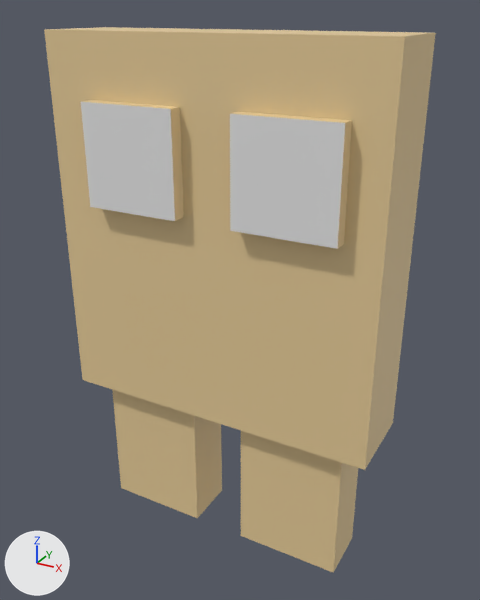
Before and after pictures for a commit that changed the glTF model static/models/pet.glb.
Rendered twice from a camera (50 mm lens) standing at (1.03, -2.27, 1.08) and looking at (-0.25, 0.05, -0.08). The lights are fixed; the arrows at lower left show +X, +Y and +Z. The first picture is the older version. Where no turn or scale is listed for an object, it has been applied to the vertices.

Objects in the first picture: 'Куб'.
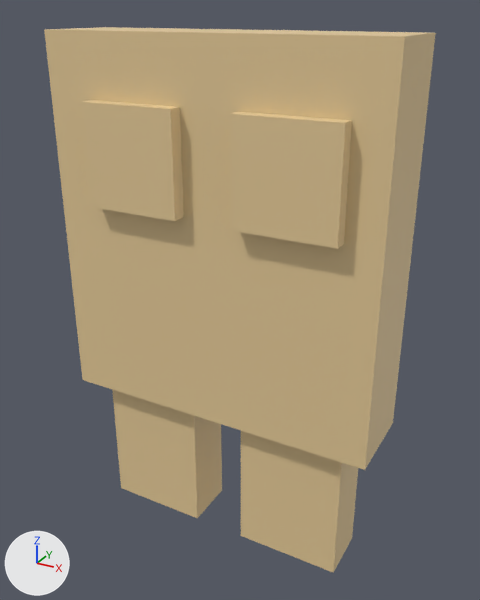
What changed in the scene script:
```text
Add img_чел:
    img_чел = load_image('чел', '_unpacked/___', 16, 16, 'sRGB')
Change mat_материал_001:
    remove mat_материал_001.base_color = (0.8, 0.8, 0.8)  # white #e7e7e7
    add mat_материал_001.texture = img_чел
```

Boxes [x1, y1, x2, y2] around the edits, measured in the pictures (480 x 600 px):
'Куб', surface changed
    both: [78, 99, 348, 251]
